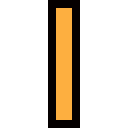
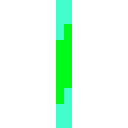
Before/after of a 128px x 128px layered artwork. What changed in the layer stack:
painted on "Character" over [48, 0, 80, 128]
